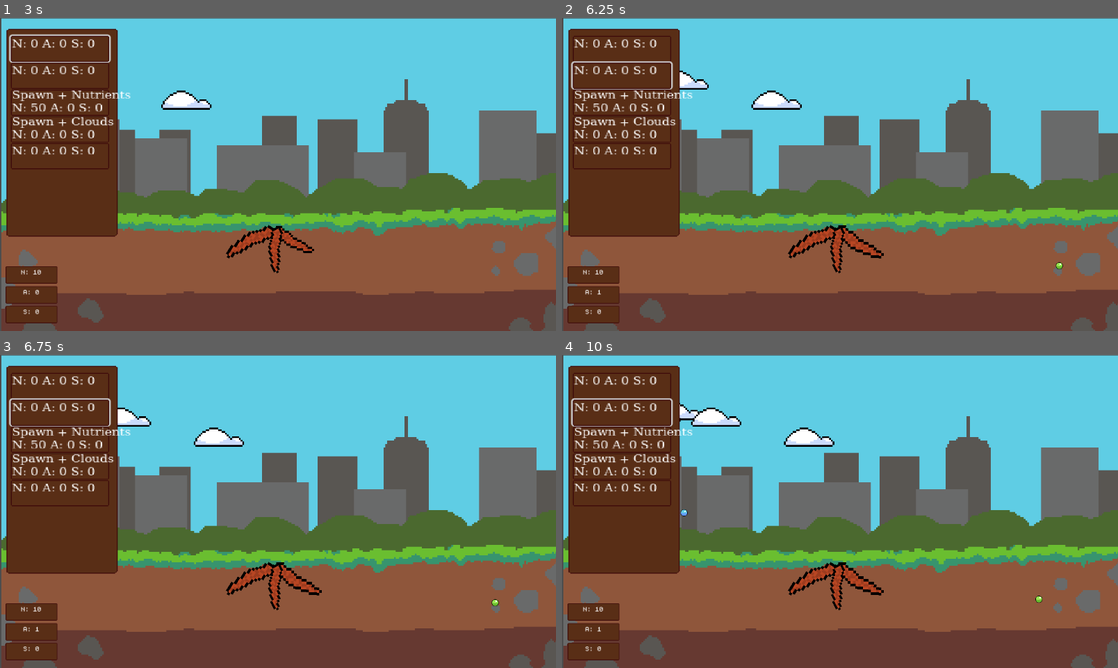
Above: before the commit, frames 1-4 (two rows, left to right).
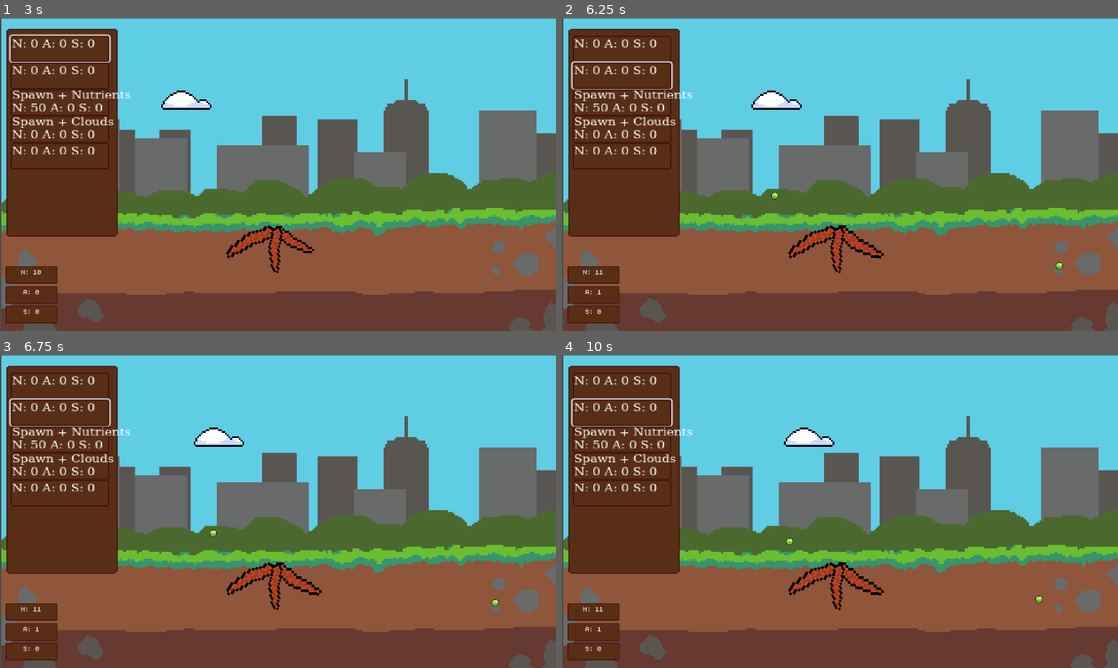
Above: after the commit, the same moments.

Repository: LeaoLuciano/ggj23
Game: Godot game, scene res://scenes/util/root_scene.tscn
Same seed, same stepped clock (60 frames per second), same inputs: the game is played once before the commit and once after it. Sound files missing from this copy of the repository are replaced by a short silence.
Inputs (mouse positions are in pixels of both pictures, inside the frame that each line leads up to):
- Up to frame 1 (3 s): click (61, 49) at 0.52 s; click (61, 49) at 1.27 s; click (61, 49) at 2.02 s; tap Enter at 2.75 s; move the mouse to (328, 265) at 2.77 s; click (328, 265) at 2.92 s
- Up to frame 2 (6.25 s): move the mouse to (751, 99) at 3.52 s; click (751, 99) at 3.67 s; tap Space at 4.25 s; move the mouse to (623, 74) at 4.27 s; click (623, 74) at 4.42 s; move the mouse to (751, 115) at 5.02 s; click (751, 115) at 5.17 s; tap Enter at 5.75 s; move the mouse to (1006, 221) at 5.77 s; click (1006, 221) at 5.92 s
- Up to frame 3 (6.75 s): move the mouse to (122, 417) at 6.52 s; click (122, 417) at 6.67 s
- Up to frame 4 (10 s): move the mouse to (867, 511) at 7.27 s; click (867, 511) at 7.42 s; move the mouse to (756, 433) at 8.02 s; click (756, 433) at 8.17 s; move the mouse to (962, 495) at 8.77 s; click (962, 495) at 8.92 s; move the mouse to (728, 527) at 9.52 s; click (728, 527) at 9.67 s

Frame 1 is identical in both runs. In frame 2, 0.2% of the frame differs, in the area x 6-39%, y 16-82%; in frame 3, 0.3%; in frame 4, 0.6%, in the area x 6-42%, y 15-82%.
Error before the commit: Cannot call method 'disconnect' on a null value. (res://scenes/tree/Drainer.gd:20)

Commit message:
Add files via upload

Diff:
--- a/scenes/items/world.tscn
+++ b/scenes/items/world.tscn
@@ -9,15 +9,12 @@
 [ext_resource type="PackedScene" uid="uid://dl7im48sd816m" path="res://scenes/items/upgrades/upgrade_menu/upgrade_manager.tscn" id="6_ijhpw"]
 [ext_resource type="PackedScene" uid="uid://bub31lxexxuim" path="res://scenes/items/sun.tscn" id="6_w54ju"]
 [ext_resource type="Texture2D" uid="uid://by6xn005y2b0t" path="res://sprites/backgrounduntitled.png" id="8_5twrw"]
+[ext_resource type="AudioStream" uid="uid://bmx47b2cgd1pl" path="res://Sounds/514581__unlistenable__happy-frog.wav" id="10_0cxye"]
 
 [node name="World" type="Node2D" groups=["world"]]
-z_index = -1
 script = ExtResource("1_ih34y")
 
 [node name="Simulation" type="Node2D" parent="." groups=["simulation"]]
-
-[node name="Tree" parent="Simulation" instance=ExtResource("6_2avx7")]
-position = Vector2(640, 480)
 
 [node name="Nutrient" parent="Simulation" instance=ExtResource("5_rk3o0")]
 position = Vector2(757, 567)
@@ -30,7 +27,6 @@
 spawn_time = 1
 
 [node name="Tree" parent="Simulation" instance=ExtResource("6_2avx7")]
-z_index = 2
 position = Vector2(640, 480)
 
 [node name="sun" parent="Simulation" instance=ExtResource("6_w54ju")]
@@ -55,19 +51,12 @@
 [node name="Spawners" type="Node2D" parent="."]
 
 [node name="Nutrient Spawner" parent="Spawners" instance=ExtResource("4_vvy3u")]
-area = Rect2(150, 520, 1252, 411)
 
-[node name="CloudSpawner" parent="Spawners" instance=ExtResource("4_vvy3u")]
-scene = ExtResource("4_3x06h")
-area = Rect2(30, 25, 260, 243)
-
-[node name="UpgradeMenu" parent="." node_paths=PackedStringArray("nutrient_counter", "water_counter", "sun_counter", "tree", "nutrient_spawner", "cloud_spawner") instance=ExtResource("6_ijhpw")]
+[node name="UpgradeMenu" parent="." node_paths=PackedStringArray("nutrient_counter", "water_counter", "sun_counter", "tree") instance=ExtResource("6_ijhpw")]
 nutrient_counter = NodePath("../Counters/Nutrient Counter")
 water_counter = NodePath("../Counters/WaterCounter")
 sun_counter = NodePath("../Counters/SunCounter")
 tree = NodePath("../Simulation/Tree")
-nutrient_spawner = NodePath("../Spawners/Nutrient Spawner")
-cloud_spawner = NodePath("../Spawners/CloudSpawner")
 
 [node name="Backgrounduntitled" type="Sprite2D" parent="."]
 z_index = -2
@@ -75,3 +64,10 @@
 position = Vector2(643, 361)
 scale = Vector2(4, 4)
 texture = ExtResource("8_5twrw")
+
+[node name="AudioStreamPlayer" type="AudioStreamPlayer" parent="."]
+stream = ExtResource("10_0cxye")
+volume_db = -1.0
+autoplay = true
+
+[connection signal="finished" from="AudioStreamPlayer" to="." method="_on_audio_stream_player_finished"]
Not shown: 1 places in scenes/items/world.tscn that only renumber resources
